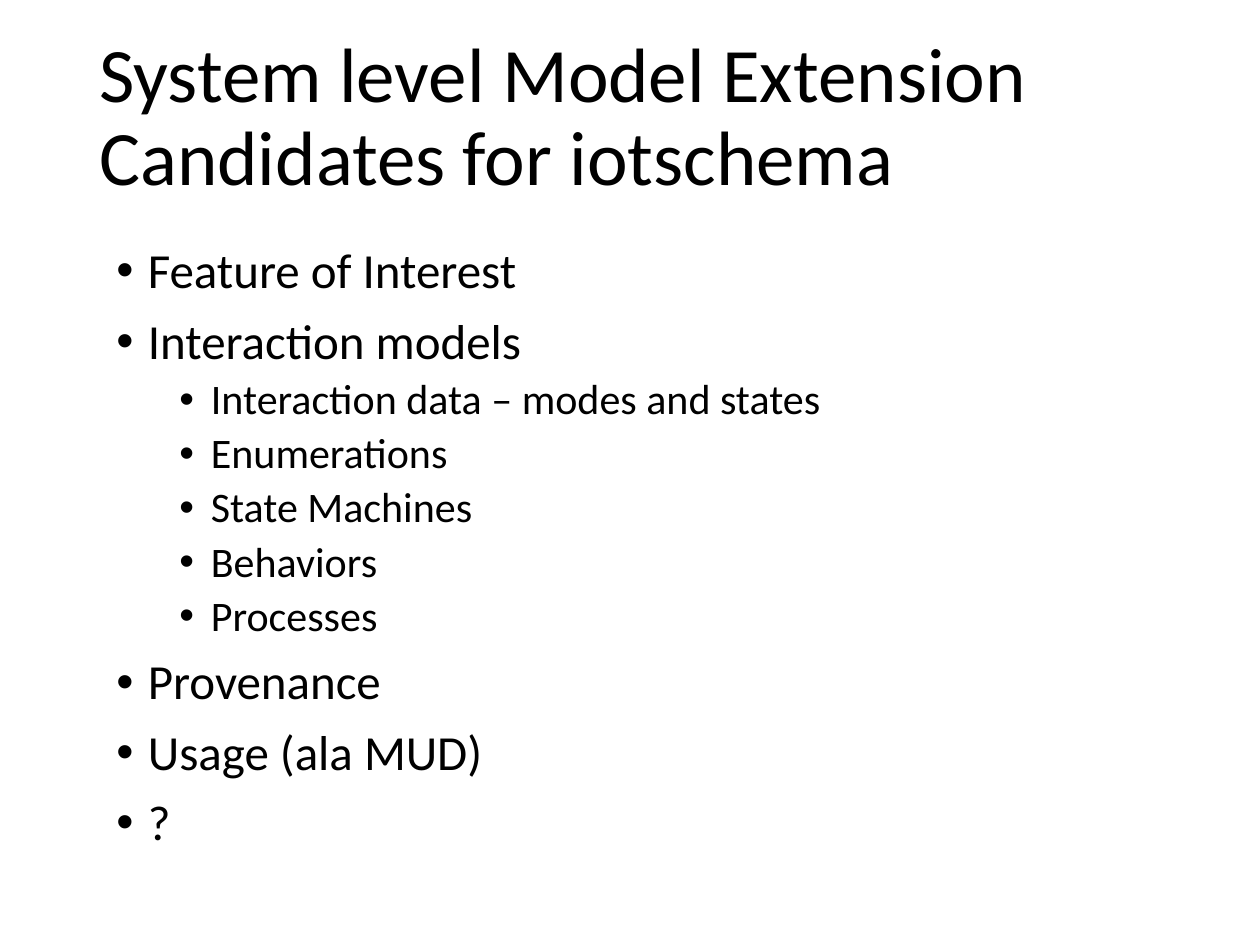
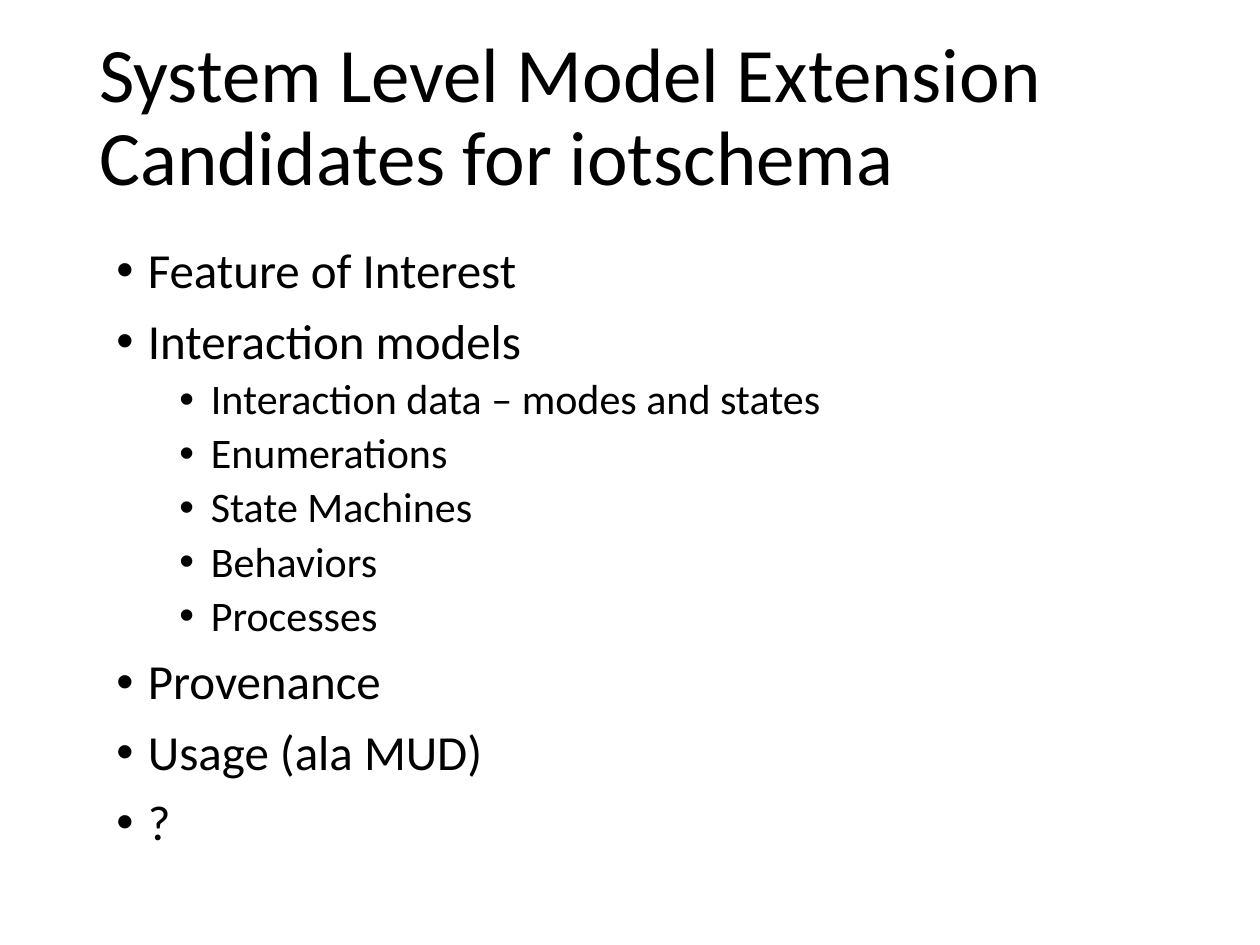
Before and after one commit to iot-schema-collab/teleconferences, a slide deck: slide 6 of iotschema-january2020.pptx. Drawn at 1260x945 pixels with LibreOffice and Linux fonts; fonts in the diff are those of the drawing. Boxes give left, top, right and bottom in pixels: in the first picture for what was removed or moved away, otherwise in the second. Text is boxed around its words. In the diff, an @@ line names an element or a change of style, - is before the commit and + after.

```diff
--- a/iotschema-january2020.pptx
+++ b/iotschema-january2020.pptx
@@ title at [99,48,1040,186]: text changed @@
-System level Model Extension Candidates for iotschema
+System Level Model Extension Candidates for iotschema
```
